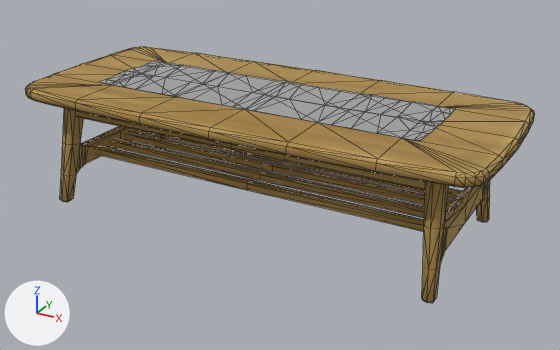
Two versions of the glTF model app/static/room/models/f13076.glb, one commit apart.
Both versions are drawn from a camera (50 mm lens) standing at (14.47, -25.36, 14.4) and looking at (0.56, -0.08, 1.75). The lights are fixed; the arrows at lower left show +X, +Y and +Z. The picture after the commit comes second. Mesh edges are drawn as thin lines. Where no turn or scale is listed for an object, it has been applied to the vertices. Vertices at exactly the same position are counted once.

The scene before the commit, as lines of its bpy script (objects in view):
```python
me_mesh_0 = bpy.data.meshes.new('Mesh_0')
me_mesh_0.from_pydata(...)  # 572 vertices, 960 faces; spans x 0.0..19.4, y -8.5..0.0, z 0.0..5.1
# faces by material slot: [852, 108]
me_mesh_0.materials.append(mat_mrebody)
me_mesh_0.materials.append(mat_mrefabric)
ob_mesh_0 = bpy.data.objects.new('Mesh_0', me_mesh_0)
ob_mesh_0.location = (-9.72, 4.24, 0.0)
```
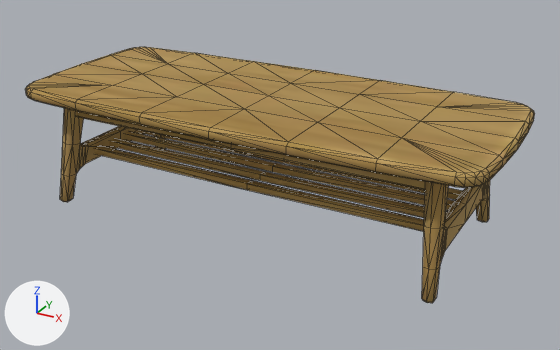
Changed parts and their boxes [x1, y1, x2, y2] in the pictures (560 x 350 px):
part 1 of me_mesh_0, deleted: before [99, 60, 455, 140]

The change, as a list of edits to the scene's bpy script:
```text
Change me_mesh_0:
    used by ob_mesh_0; location = (-9.72, 4.24, 0.0)
    remove me_mesh_0.from_pydata(...)  # 572 vertices, 960 faces; spans x 0.0..19.4, y -8.5..0.0, z 0.0..5.1
    add me_mesh_0.from_pydata(...)  # 486 vertices, 852 faces; spans x 0.0..19.4, y -8.5..0.0, z 0.0..5.0
    me_mesh_0 part 1: the loose piece of 86 vertices spanning x 2.7..16.7, y -6.2..-2.3, z 5.0..5.1 is deleted
    remove me_mesh_0.materials.append(mat_mrefabric)
```
